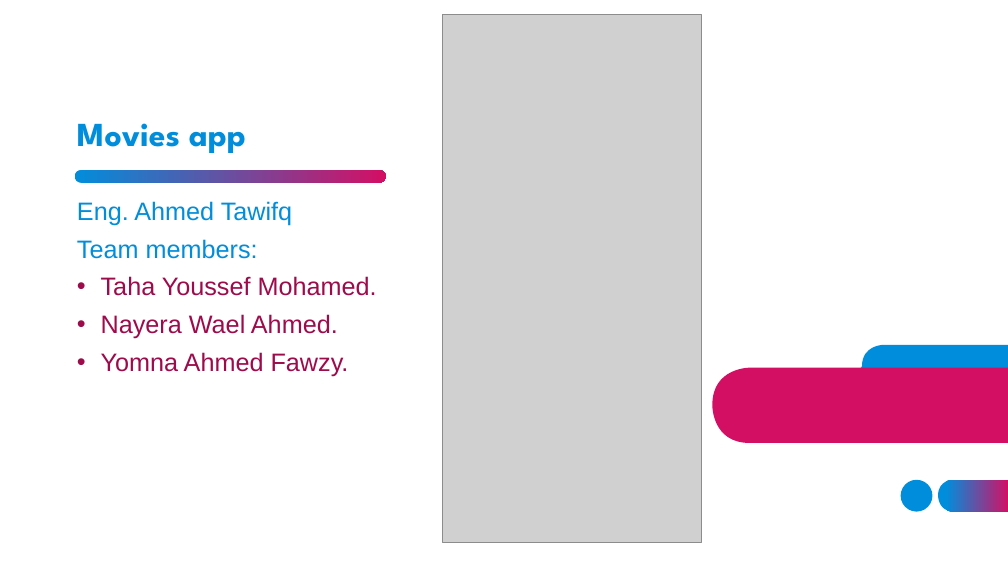
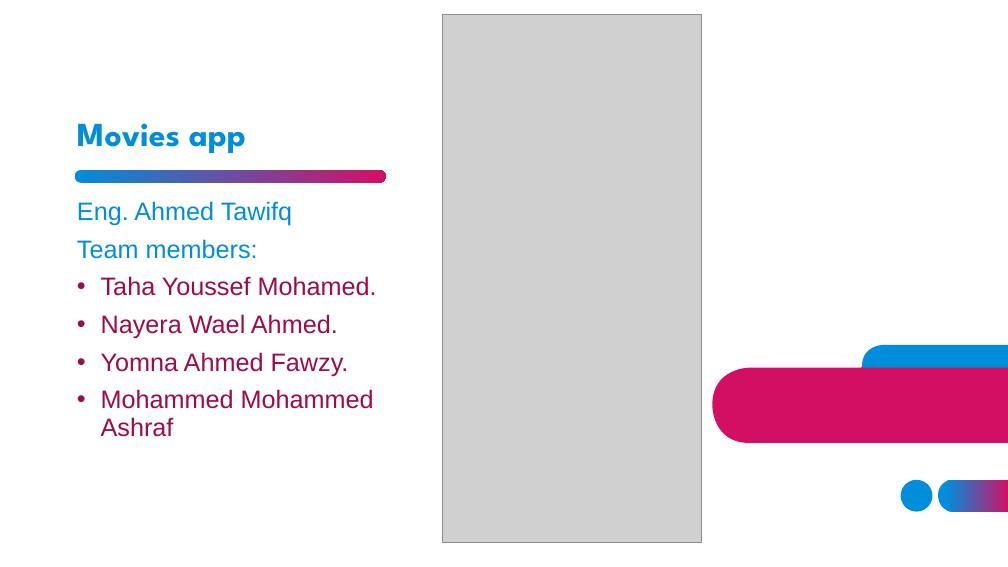
Before and after one commit to tahayoussef74/project_Film, a slide deck: slide 1 of Movies app.pptx. Drawn at 1008x567 pixels with LibreOffice and Linux fonts; fonts in the diff are those of the drawing; grey boxes stand for pictures. Boxes give left, top, right and bottom in pixels: in the first picture for what was removed or moved away, otherwise in the second. Text is boxed around its words. In the diff, an @@ line names an element or a change of style, - is before the commit and + after.

```diff
--- a/Movies app.pptx
+++ b/Movies app.pptx
@@ text at (101, 389, 374, 437): paragraph added @@
+• Mohammed Mohammed Ashraf
```
